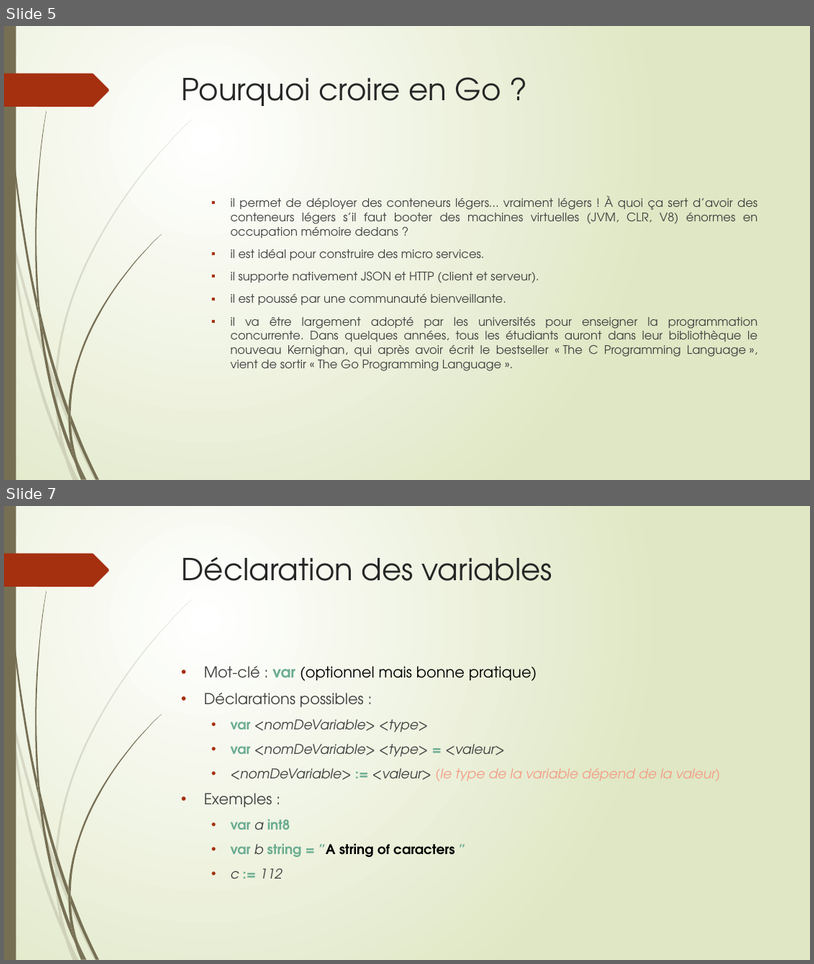
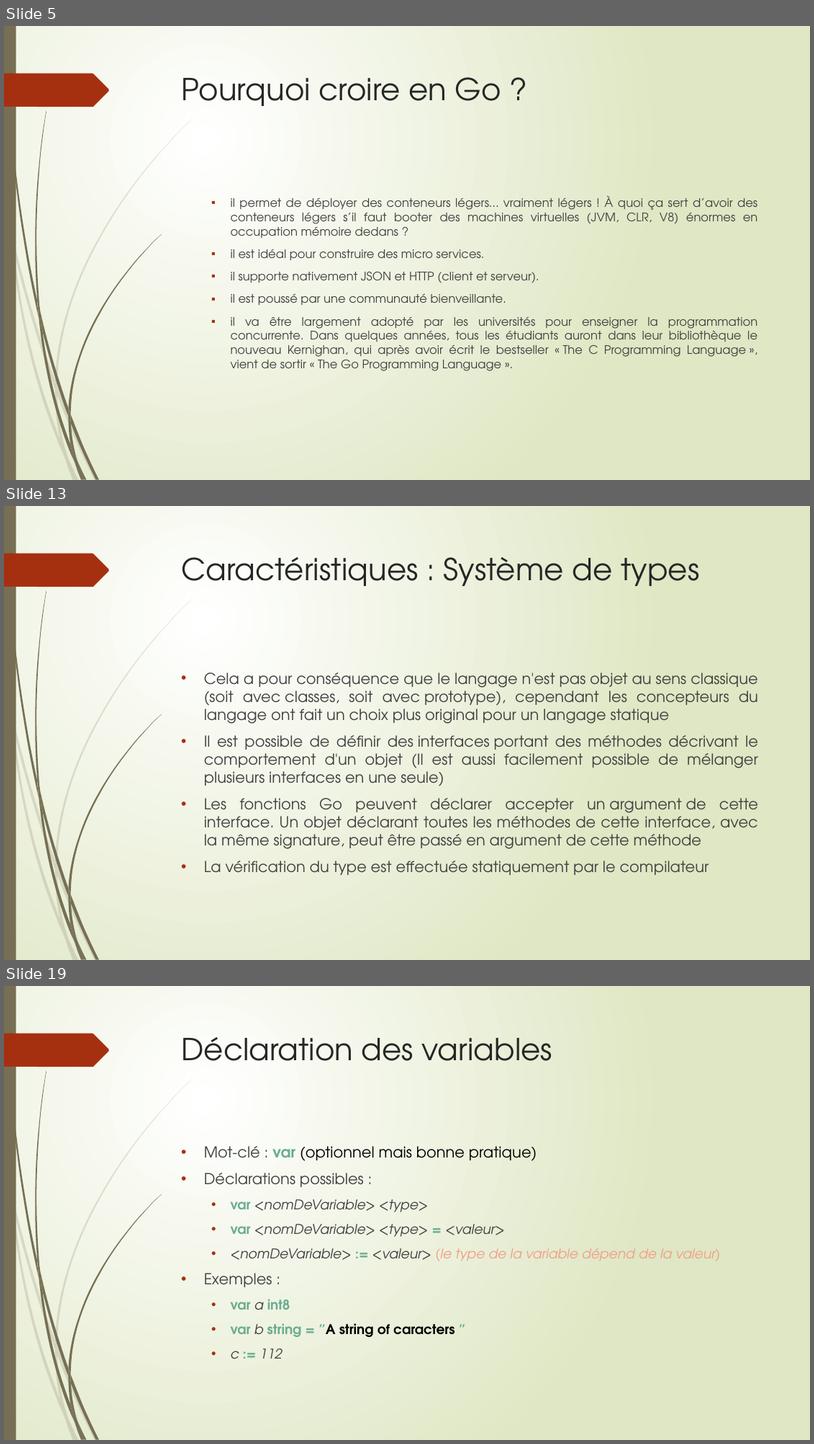
Before and after one commit to thierrydecker/learning-go, a slide deck: learning-go.pptx. Shown one above the other, each under a label of ours: slides 5 and 7 before the commit, slides 5, 13 and 19 after it; the slides between them are not shown. The pictures are 814x964 and 814x1444 pixels, drawn with LibreOffice and Linux fonts; fonts in the diff are those of the drawing. Boxes give left, top, right and bottom in pixels: in the first picture for what was removed or moved away, otherwise in the second. Text is boxed around its words. In the diff, an @@ line names an element or a change of style, - is before the commit and + after.

```diff
--- a/learning-go.pptx
+++ b/learning-go.pptx
@@ slide 13 added at [4, 506, 810, 960], background gradient #FFFFFF to #DFE8C4; not listed: 24 template elements that a slide beside it also shows @@
@@ title added at [182, 557, 700, 586], 36 pt, text #262626 @@
+Caractéristiques : Système de types
@@ text added at [204, 672, 759, 875], 18 pt, text #404040 @@
+• Cela a pour conséquence que le langage n'est pas objet au sens classique (soit avec classes, soit avec prototype), cependant les concepteurs du langage ont fait un choix plus original pour un langage statique
+• Il est possible de définir des interfaces portant des méthodes décrivant le comportement d'un objet (Il est aussi facilement possible de mélanger plusieurs interfaces en une seule)
+• Les fonctions Go peuvent déclarer accepter un argument de cette interface. Un objet déclarant toutes les méthodes de cette interface, avec la même signature, peut être passé en argument de cette méthode
+• La vérification du type est effectuée statiquement par le compilateur
@@ what was slide 7 is now slide 19 @@
```
Also in this commit, not shown: 1 slide changed, 12 other slides added.
